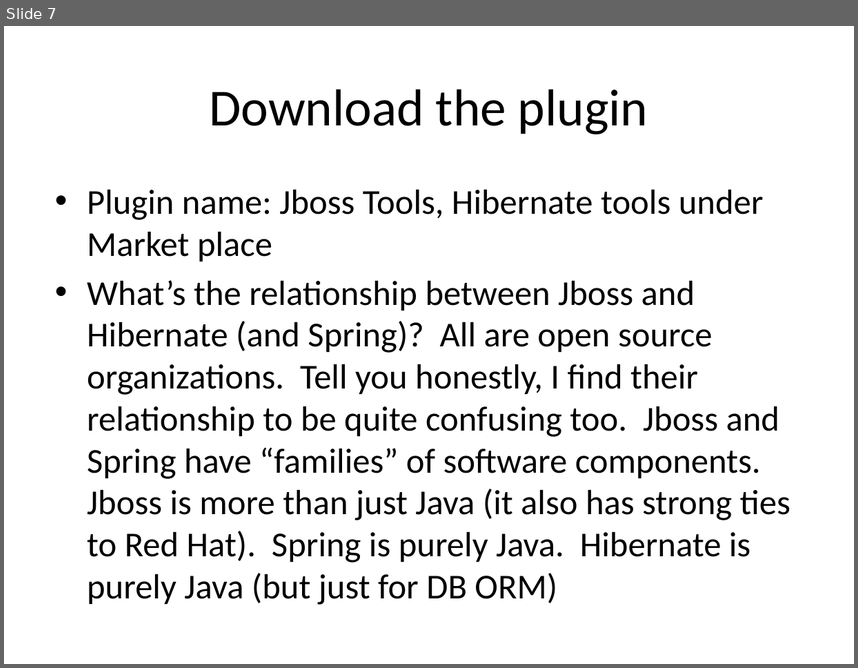
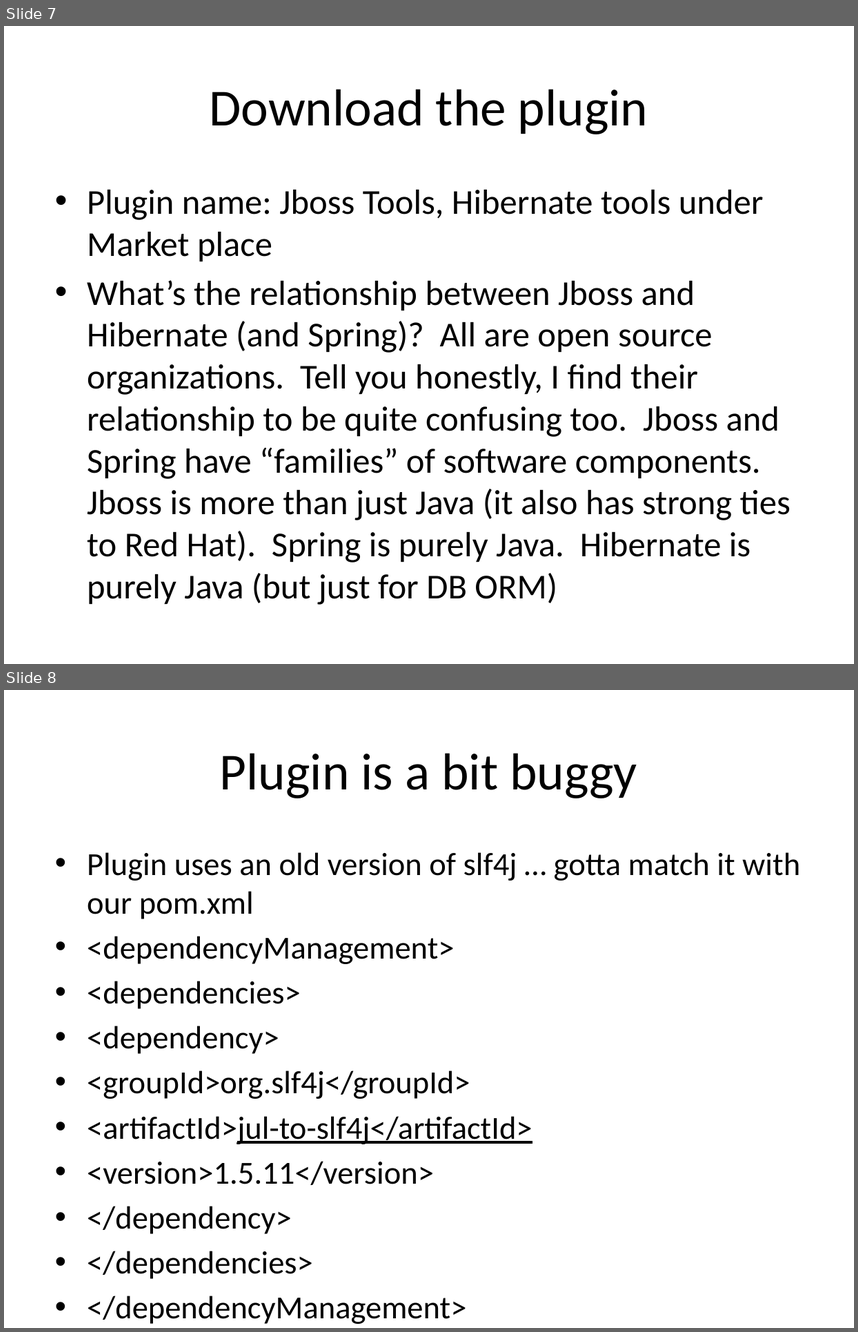
Before and after one commit to hchan/comp2613, a slide deck: ormRevEng.pptx. Shown one above the other, each under a label of ours: slide 7 before the commit, slides 7 and 8 after it. The pictures are 858x668 and 858x1332 pixels, drawn with LibreOffice and Linux fonts; fonts in the diff are those of the drawing. Boxes give left, top, right and bottom in pixels: in the first picture for what was removed or moved away, otherwise in the second. Text is boxed around its words. In the diff, an @@ line names an element or a change of style, - is before the commit and + after.

```diff
--- a/ormRevEng.pptx
+++ b/ormRevEng.pptx
@@ slide 8 added at (4,690,854,1328), background #FFFFFF @@
@@ title added at (220,753,637,798), 44 pt, text #000000 @@
+Plugin is a bit buggy
@@ text added at (87,852,800,1234), 27.2 pt, text #000000 @@
+• Plugin uses an old version of slf4j … gotta match it with our pom.xml
+• <dependencyManagement>
+• <dependencies>
+• <dependency>
+• <groupId>org.slf4j</groupId>
+• <artifactId>jul-to-slf4j</artifactId>
+• <version>1.5.11</version>
+• </dependency>
+• </dependencies>
+• </dependencyManagement>
```
Also in this commit, not shown: 1 other slide added, 4 other files.
